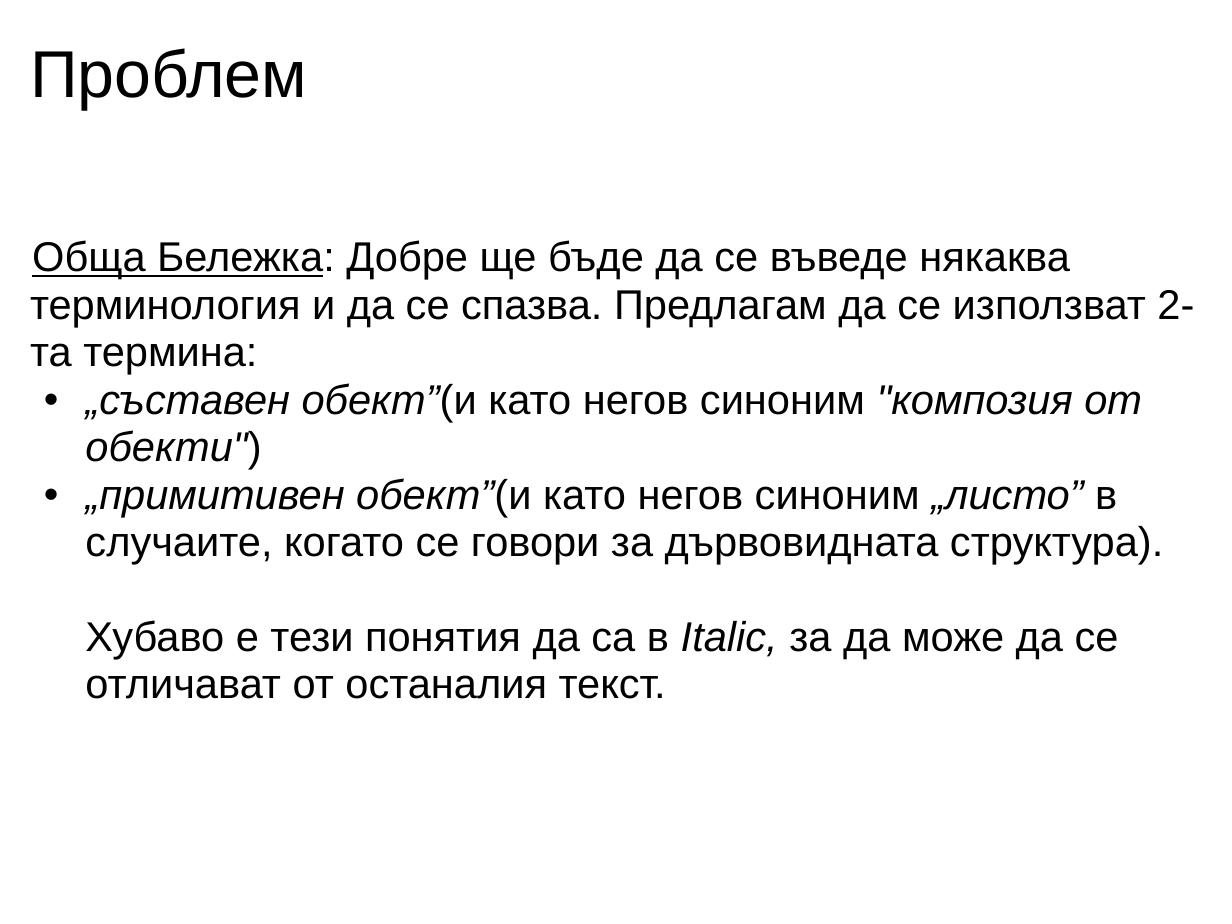
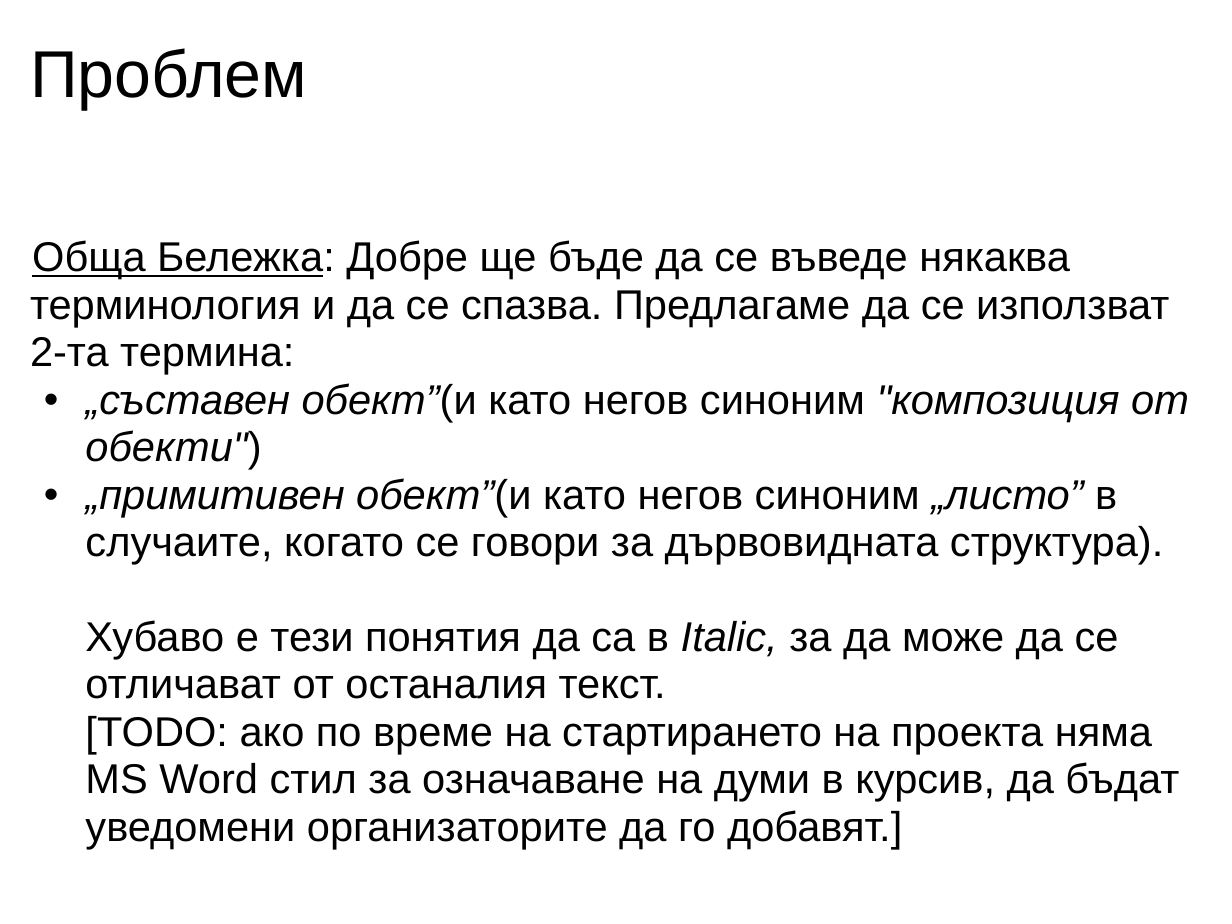
Before and after one commit to nikolaiweselinow/design-patterns-book, a slide deck: slide 2 of resources/Chapter-13-Composite/Chapter-13-Composite.ppt. Drawn at 1232x924 pixels with LibreOffice and Linux fonts; fonts in the diff are those of the drawing. Boxes give left, top, right and bottom in pixels: in the first picture for what was removed or moved away, otherwise in the second. Text is boxed around its words. In the diff, an @@ line names an element or a change of style, - is before the commit and + after.

```diff
--- a/resources/Chapter-13-Composite/Chapter-13-Composite.ppt
+++ b/resources/Chapter-13-Composite/Chapter-13-Composite.ppt
@@ text at (30,240,1189,849): text changed @@
-Обща Бележка: Добре ще бъде да се въведе някаква терминология и да се спазва. Предлагам да се използват 2-та термина:
-  • „съставен обект”(и като негов синоним "композия от обекти")
-  • „примитивен обект”(и като негов синоним „листо” в случаите, когато се говори за дървовидната структура).
-    Хубаво е тези понятия да са в Italic, за да може да се отличават от останалия текст.
+Обща Бележка: Добре ще бъде да се въведе някаква терминология и да се спазва. Предлагаме да се използват 2-та термина:
+  • „съставен обект”(и като негов синоним "композиция от обекти")
+  • „примитивен обект”(и като негов синоним „листо” в случаите, когато се говори за дървовидната структура).
+    Хубаво е тези понятия да са в Italic, за да може да се отличават от останалия текст.
+    [TODO: ако по време на стартирането на проекта няма MS Word стил за означаване на думи в курсив, да бъдат уведомени организаторите да го добавят.]
```
Also in this commit, not shown: 5 other slides changed, 1 other file.
